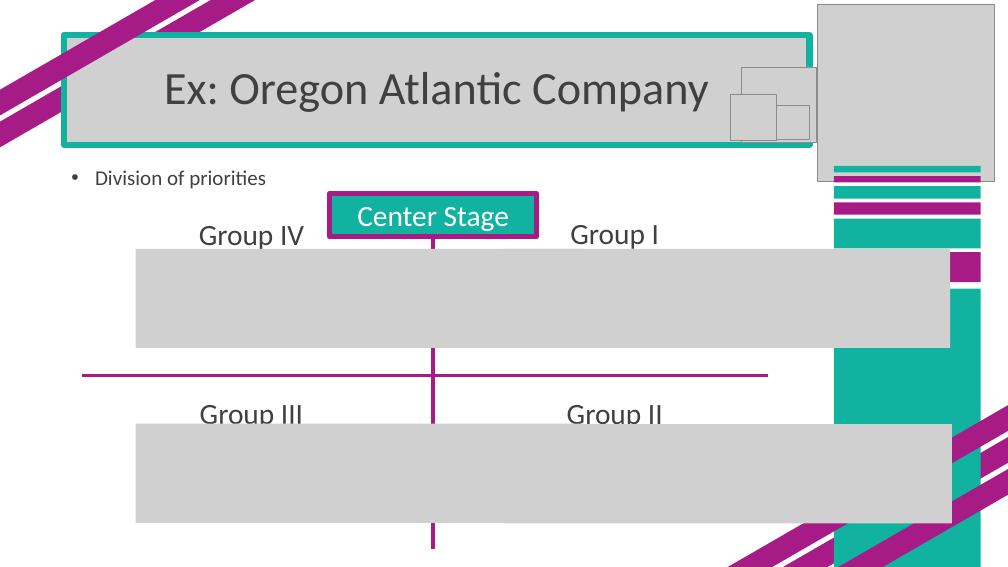
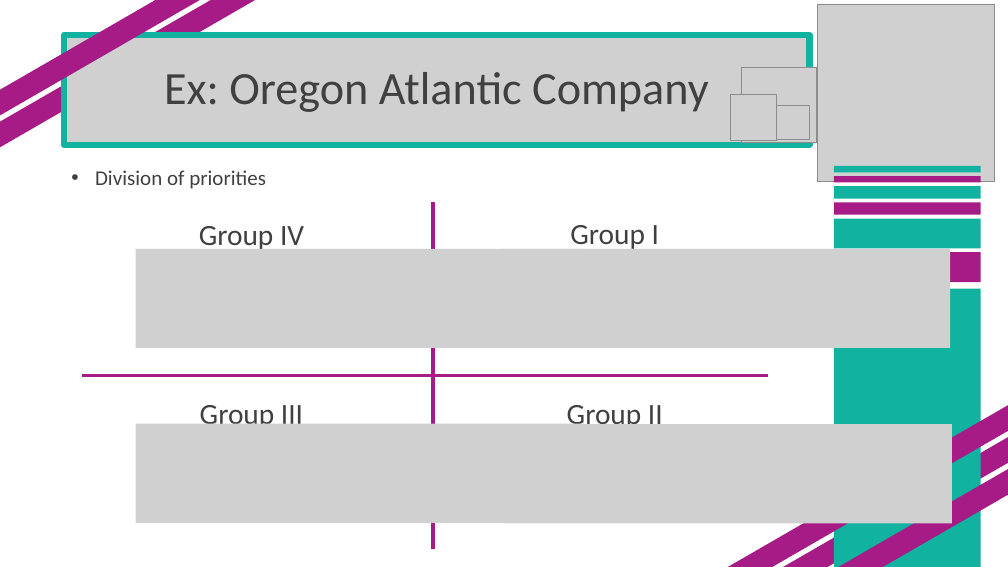
Before and after one commit to SuperMarioGiacomazzo/STOR305_WEBSITE, a slide deck: slide 11 of Lectures/Lecture 18/Lecture 18.pptx. Drawn at 1008x567 pixels with LibreOffice and Linux fonts; fonts in the diff are those of the drawing; grey boxes stand for pictures. Boxes give left, top, right and bottom in pixels: in the first picture for what was removed or moved away, otherwise in the second. Text is boxed around its words. In the diff, an @@ line names an element or a change of style, - is before the commit and + after.

```diff
--- a/Lectures/Lecture 18/Lecture 18.pptx
+++ b/Lectures/Lecture 18/Lecture 18.pptx
@@ rectangle removed at bbox=[330, 194, 537, 237] @@
-Center Stage
```
Also in this commit, not shown: 2 other slides changed, 9 other files.
